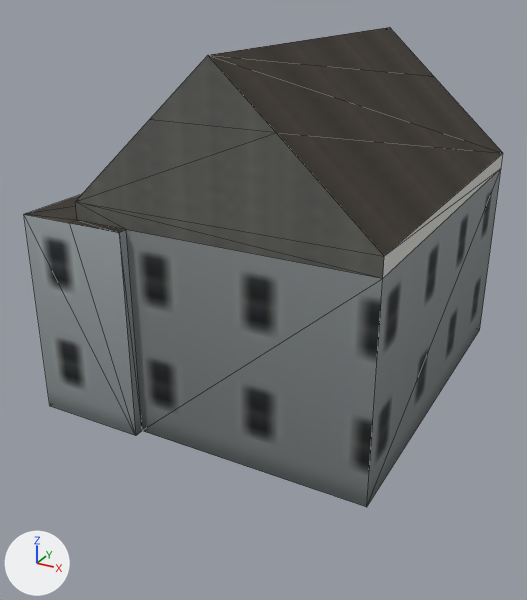
The glTF model assets/coronado_kit/buildings/houses/victorian_blue/house_victorian_blue_far.glb as it was, and as the next commit left it.
Before and after are seen from a 50 mm lens placed at (10.37, -20.52, 12.56), pointed at (0.26, -2.12, 3.37). The axes (+X, +Y, +Z) are drawn at lower left. The lights are the same throughout. The older version comes first. Mesh edges are drawn as thin lines. Vertices at exactly the same position are counted once.

Script lines for the objects in view, before the commit:
```python
mat_bld_far = bpy.data.materials.new('bld_far')
mat_bld_far.use_nodes = True; mat_bld_far.node_tree.nodes.clear()
_N = mat_bld_far.node_tree.nodes; _L = mat_bld_far.node_tree.links
n0 = _N.new('ShaderNodeBsdfPrincipled'); n0.name = 'Principled BSDF'
n0.inputs[2].default_value = 0.9  # 'Roughness'
n1 = _N.new('ShaderNodeOutputMaterial'); n1.name = 'Material Output'
n2 = _N.new('ShaderNodeMix'); n2.name = 'Mix'
n2.data_type = 'RGBA'
n2.blend_type = 'MULTIPLY'
n2.inputs[0].default_value = 1.0  # 'Factor'
n3 = _N.new('ShaderNodeVertexColor'); n3.name = 'Color Attribute'
n4 = _N.new('ShaderNodeTexImage'); n4.name = 'Image Texture'
n4.image = img_far_color_png
_L.new(n0.outputs[0], n1.inputs[0])  # 'BSDF' to 'Surface'
_L.new(n2.outputs[2], n0.inputs[0])  # 'Result' to 'Base Color'
_L.new(n3.outputs[0], n2.inputs[7])  # 'Color' to 'B'
_L.new(n4.outputs[0], n2.inputs[6])  # 'Color' to 'A'
me_house_victorian_blue_far = bpy.data.meshes.new('house_victorian_blue_far')
me_house_victorian_blue_far.from_pydata(...)  # 28 vertices, 46 faces; spans x -5.37..5.37, y -6.15..6.15, z 0.0..10.99
me_house_victorian_blue_far.materials.append(mat_bld_far)
ob_house_victorian_blue_far = bpy.data.objects.new('house_victorian_blue_far', me_house_victorian_blue_far)
ob_house_victorian_blue_far.location = (0.0, 0.0, 0.0)
```
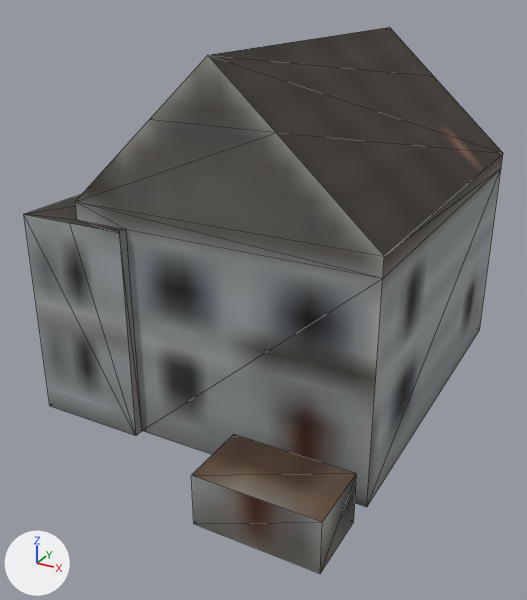
Location of each change, [x1, y1, x2, y2] in pixels of the pictures (527 x 600 px):
'house_victorian_blue_far', surface changed, reshaped (14% taller)
    before: [24, 27, 503, 507]
    after: [24, 27, 503, 573]
part 1 of me_house_victorian_blue_far, added
    after: [191, 434, 357, 573]
part 2 of me_house_victorian_blue_far, surface changed
    both: [27, 54, 503, 507]
part 3 of me_house_victorian_blue_far, recoloured
    both: [27, 55, 501, 507]

Patch to the scene script:
```diff
--- a/assets/coronado_kit/buildings/houses/victorian_blue/house_victorian_blue_far.glb.py
+++ b/assets/coronado_kit/buildings/houses/victorian_blue/house_victorian_blue_far.glb.py
@@ img_bld_lod_color_png @@
+img_bld_lod_color_png = load_image('bld_lod_color.png', '../../../textures/bld_lod_color.png', 2048, 2048, 'sRGB')
@@ mat_bld_far @@
 n0 = _N.new('ShaderNodeBsdfPrincipled'); n0.name = 'Principled BSDF'
-n0.inputs[2].default_value = 0.9  # 'Roughness'
+n0.inputs[2].default_value = 0.85  # 'Roughness'
 n1 = _N.new('ShaderNodeOutputMaterial'); n1.name = 'Material Output'
@@ mat_bld_far @@
 n4 = _N.new('ShaderNodeTexImage'); n4.name = 'Image Texture'
-n4.image = img_far_color_png
+n4.image = img_bld_lod_color_png
+n4.extension = 'EXTEND'
 _L.new(n0.outputs[0], n1.inputs[0])  # 'BSDF' to 'Surface'
@@ me_house_victorian_blue_far @@
 # used by ob_house_victorian_blue_far; location = (0.0, 0.0, 0.0)
-me_house_victorian_blue_far.from_pydata(...)  # 28 vertices, 46 faces; spans x -5.37..5.37, y -6.15..6.15, z 0.0..10.99
+me_house_victorian_blue_far.from_pydata(...)  # 36 vertices, 56 faces; spans x -5.37..5.37, y -8.55..6.15, z 0.0..10.99
+# me_house_victorian_blue_far part 1
+# 8 vertices are added at x 1.79..5.29, y -8.55..-6.55, z 0.0..1.5
+# 10 new faces join them
+# me_house_victorian_blue_far part 2: 46 kept faces spanning x -5.37..5.37, y -6.15..6.15, z 0.0..10.99 get new texture (UV) coordinates
+# me_house_victorian_blue_far part 3: 39 kept faces spanning x -5.37..5.37, y -6.15..6.15, z 0.0..10.99 get new vertex colours
 me_house_victorian_blue_far.materials.append(mat_bld_far)
```
